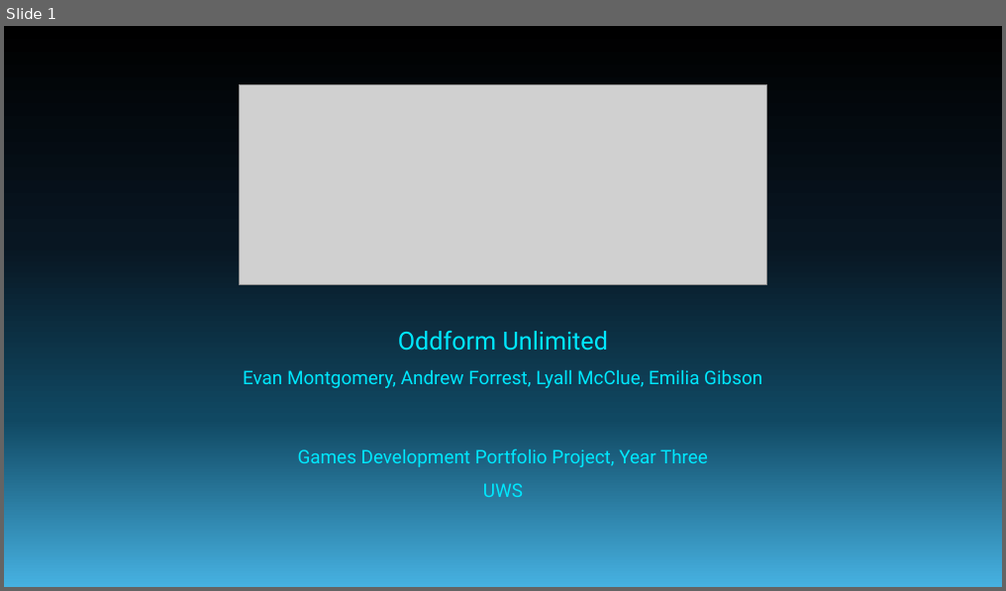
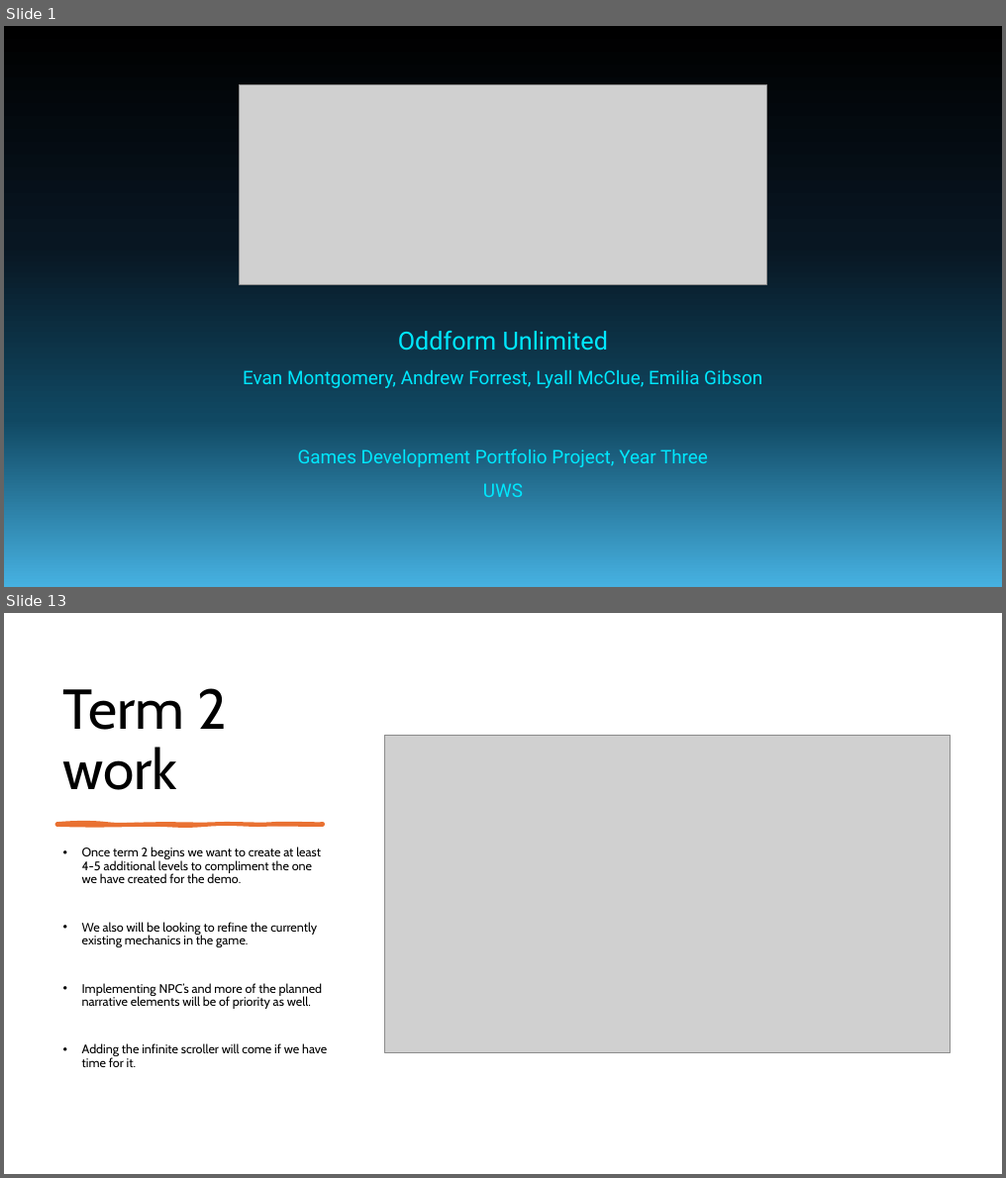
Before and after one commit to forrest10101/Portfolio-Platformer, a slide deck: TechnoSprint Pitch Presentation.pptx. Shown one above the other, each under a label of ours: slide 1 before the commit, slides 1 and 13 after it; the slides between them are not shown. The pictures are 1006x591 and 1006x1178 pixels, drawn with LibreOffice and Linux fonts; fonts in the diff are those of the drawing; grey boxes stand for pictures. Boxes give left, top, right and bottom in pixels: in the first picture for what was removed or moved away, otherwise in the second. Text is boxed around its words. In the diff, an @@ line names an element or a change of style, - is before the commit and + after.

Commit message:
Updated GDD and Powerpoint Commit
PowerPoint has all of it's basic bullet points added with some segments having images set up (which can be changed/others added as seen as appropriate)

Additionally I added a new segment to the GDD focused on immersive qualities of the game like dialogue, voice acting, SFX and music that will be featured within the game, and am looking for any other possible contributions to the GDD for myself.

```diff
--- a/TechnoSprint Pitch Presentation.pptx
+++ b/TechnoSprint Pitch Presentation.pptx
@@ slide 13 added at [4, 613, 1002, 1174], background #FFFFFF @@
@@ title added at [63, 688, 227, 790], 54 pt, text #000000 @@
+Term 2 work
@@ picture added at [385, 735, 950, 1054] @@
@@ freeform shape added at [56, 823, 323, 825], fill #E97132, outline #E97132 3 pt @@
@@ text added at [82, 847, 327, 1067], 12 pt, text #000000 @@
+• Once term 2 begins we want to create at least 4-5 additional levels to compliment the one we have created for the demo.
+• We also will be looking to refine the currently existing mechanics in the game.
+• Implementing NPC’s and more of the planned narrative elements will be of priority as well.
+• Adding the infinite scroller will come if we have time for it.
```
Also in this commit, not shown: 6 slides changed, 7 other slides added, 7 slides removed, 1 other file.
